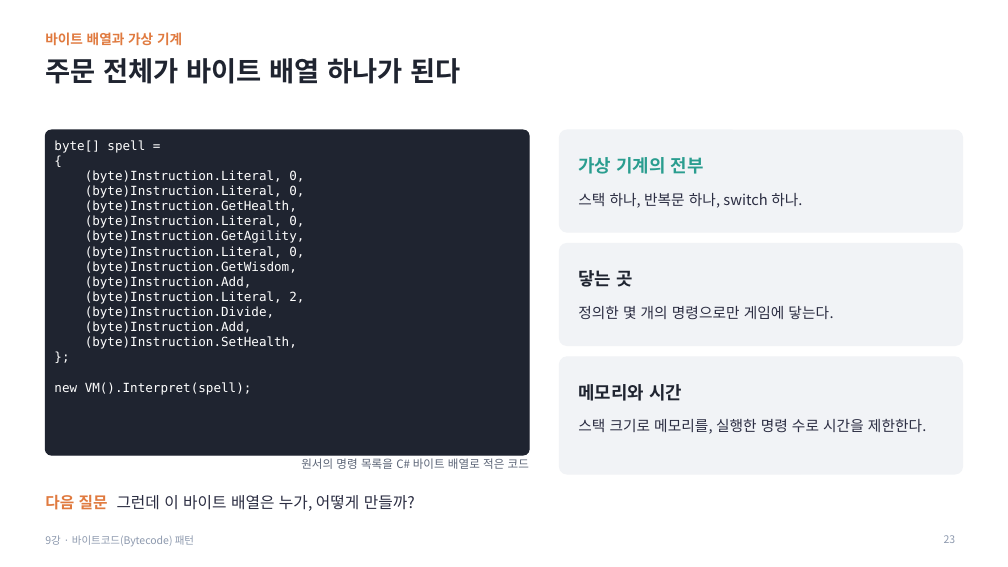
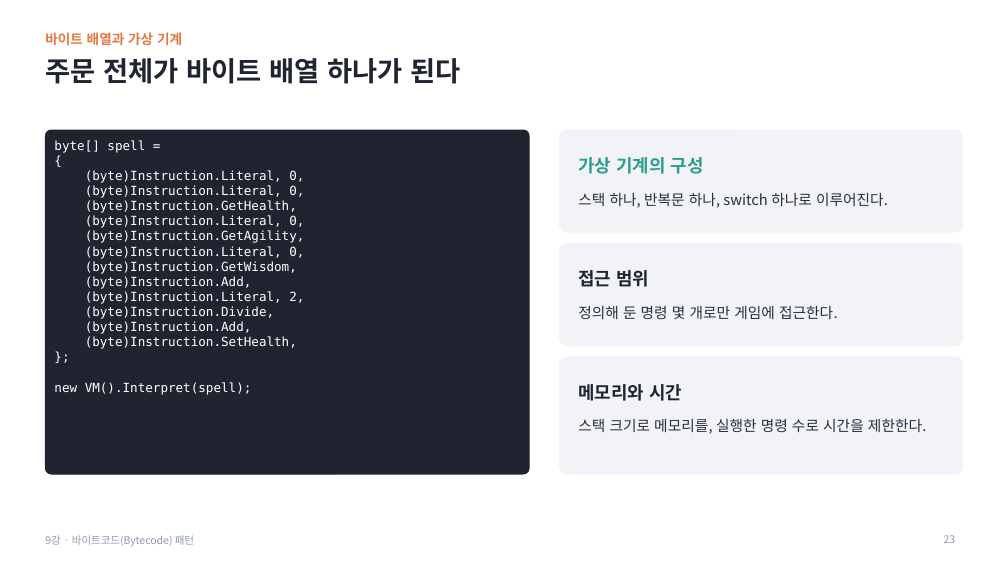
Before and after one commit to Meerkat-GMD/MiniTactics_Student, a slide deck: slide 23 of MiniTactics_Student_Lesson9/09차시_바이트코드_패턴_수업자료.pptx. Drawn at 1008x567 pixels with LibreOffice and Linux fonts; fonts in the diff are those of the drawing. Boxes give left, top, right and bottom in pixels: in the first picture for what was removed or moved away, otherwise in the second. Text is boxed around its words. In the diff, an @@ line names an element or a change of style, - is before the commit and + after.

```diff
--- a/MiniTactics_Student_Lesson9/09차시_바이트코드_패턴_수업자료.pptx
+++ b/MiniTactics_Student_Lesson9/09차시_바이트코드_패턴_수업자료.pptx
@@ rounded rectangle: place and size @@
-rounded rectangle at box(45, 130, 529, 455)
+rounded rectangle at box(45, 130, 529, 474)
@@ rounded rectangle at box(45, 130, 529, 474): proportions changed @@
@@ text at box(578, 157, 704, 174): text changed @@
-가상 기계의 전부
+가상 기계의 구성
@@ text at box(578, 193, 888, 208): text changed @@
-스택 하나, 반복문 하나, switch 하나.
+스택 하나, 반복문 하나, switch 하나로 이루어진다.
@@ text at box(578, 270, 649, 287): text changed @@
-닿는 곳
+접근 범위
@@ text at box(578, 306, 838, 319): text changed @@
-정의한 몇 개의 명령으로만 게임에 닿는다.
+정의해 둔 명령 몇 개로만 게임에 접근한다.
@@ text removed at box(301, 458, 529, 469) @@
-원서의 명령 목록을 C# 바이트 배열로 적은 코드
@@ text removed at box(45, 495, 415, 511) @@
-다음 질문 그런데 이 바이트 배열은 누가, 어떻게 만들까?
```
Also in this commit, not shown: 33 other slides changed, 11 other files.
